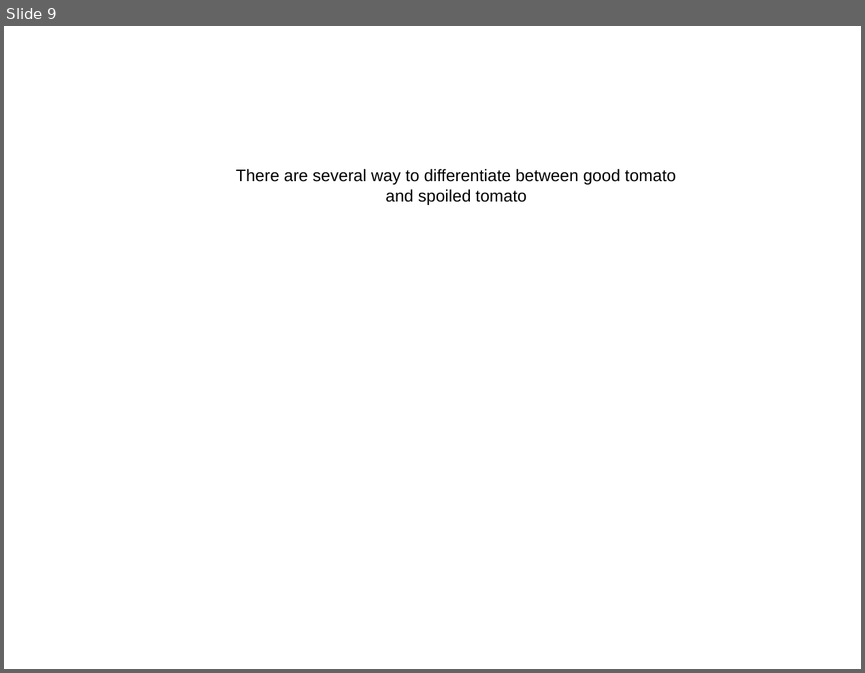
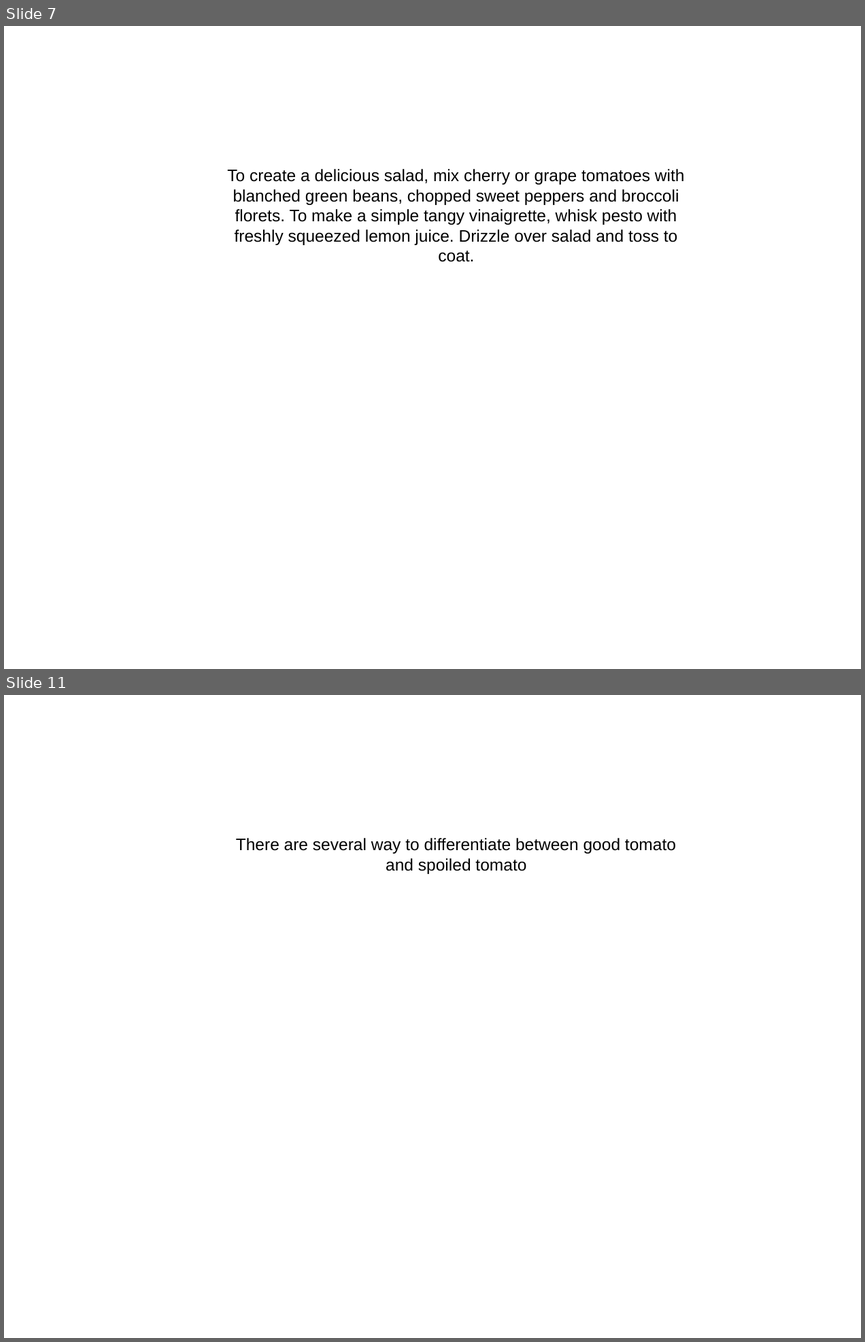
Before and after one commit to PikKACHUU/AutoGenerateArgumentation, a slide deck: slideshow.pptx. Shown one above the other, each under a label of ours: slide 9 before the commit, slides 7 and 11 after it; the slides between them are not shown. The pictures are 865x673 and 865x1342 pixels, drawn with LibreOffice and Linux fonts; fonts in the diff are those of the drawing. Boxes give left, top, right and bottom in pixels: in the first picture for what was removed or moved away, otherwise in the second. Text is boxed around its words. In the diff, an @@ line names an element or a change of style, - is before the commit and + after.

```diff
--- a/slideshow.pptx
+++ b/slideshow.pptx
@@ slide 7 added at (4, 26, 861, 669), background #FFFFFF @@
@@ text added at (227, 169, 685, 262), 14 pt, text #000000 @@
+To create a delicious salad, mix cherry or grape tomatoes with blanched green beans, chopped sweet peppers and broccoli florets. To make a simple tangy vinaigrette, whisk pesto with freshly squeezed lemon juice. Drizzle over salad and toss to coat.
@@ what was slide 9 is now slide 11 @@
```
Also in this commit, not shown: 1 slide changed, 7 other slides added, 6 slides removed, 7 other files.
